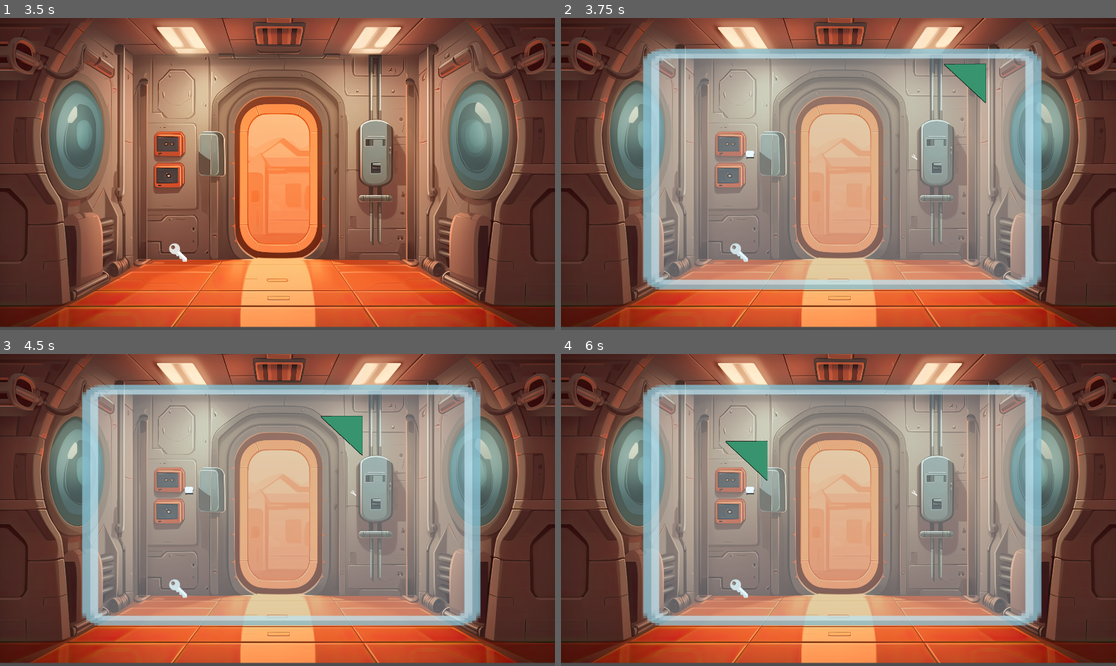
Above: before the commit, frames 1-4 (two rows, left to right).
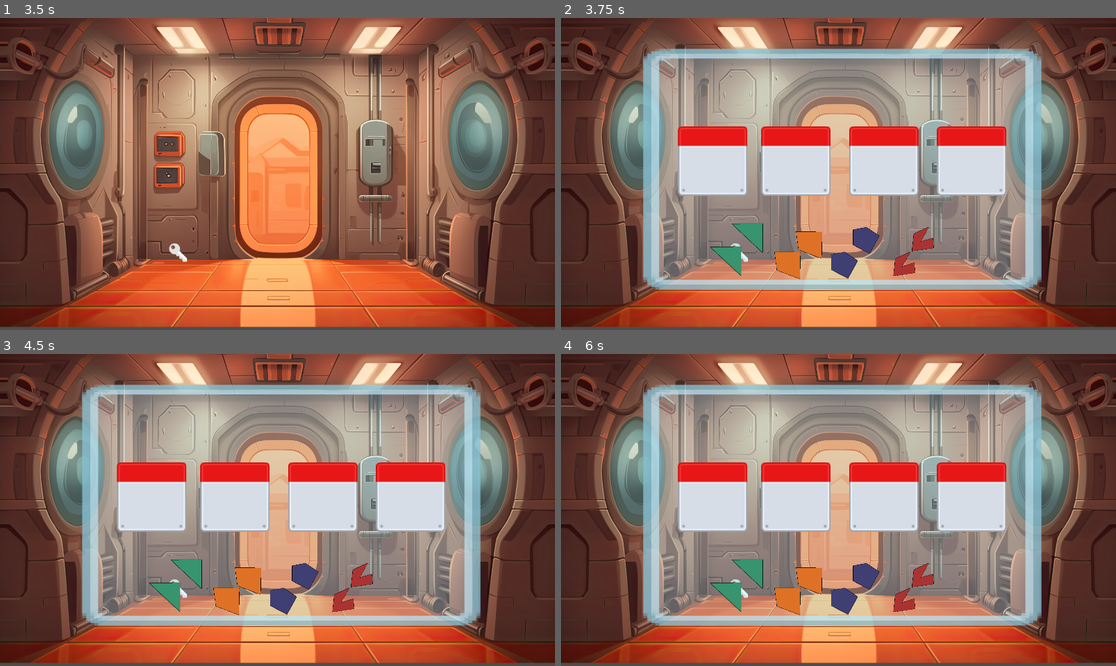
Above: after the commit, the same moments.

Repository: keyoni/PointClickEscape
Game: Godot game, scene res://scenes/main/main.tscn
The game is run twice, just before and just after one commit, with the same random seed, the same clock (stepped at 60 frames per second) and the same inputs.
Inputs (mouse positions are in pixels of both pictures, inside the frame that each line leads up to):
- Up to frame 1 (3.5 s): tap Enter at 0.5, 2.75 s; drag from (283, 305) to (405, 255) at 0.52 s; drag from (371, 248) to (283, 305) at 1.27 s; tap Space at 2 s; move the mouse to (149, 255) at 2.02 s; press the mouse at (149, 255) at 2.03 s; release the mouse at (149, 255) at 2.75 s; drag from (177, 252) to (371, 248) at 2.77 s
- Up to frame 2 (3.75 s): drag from (733, 142) to (866, 174) at 3.52 s
- Up to frame 3 (4.5 s): tap Space at 4.25 s; drag from (405, 419) to (172, 478) at 4.27 s
- Up to frame 4 (6 s): move the mouse to (866, 510) at 5.02 s; press the mouse at (866, 510) at 5.03 s; release the mouse at (866, 510) at 5.75 s; tap Enter at 5.75 s; drag from (755, 432) to (727, 525) at 5.77 s

Frame 1 is identical in both runs. In frame 2, 14% of the frame differs, in the area x 21-81%, y 14-84%; in frame 3, 14%, in the area x 21-81%, y 19-84%; in frame 4, 14%.

Commit message:
added info resources and adjusted more things

Diff:
--- /dev/null
+++ b/PointClickEscape/resources/information/fiveShapeInfo.tres
@@ -0,0 +1,7 @@
+[gd_resource type="Resource" script_class="ShapeInfo" load_steps=2 format=3 uid="uid://oo62ywhypcye"]
+
+[ext_resource type="Script" path="res://resources/shape_info.gd" id="1_620uv"]
+
+[resource]
+script = ExtResource("1_620uv")
+number_of_sides = 4
--- /dev/null
+++ b/PointClickEscape/resources/information/fourShapeInfo.tres
@@ -0,0 +1,7 @@
+[gd_resource type="Resource" script_class="ShapeInfo" load_steps=2 format=3 uid="uid://b5jhrakoqaexk"]
+
+[ext_resource type="Script" path="res://resources/shape_info.gd" id="1_57s4e"]
+
+[resource]
+script = ExtResource("1_57s4e")
+number_of_sides = 3
--- /dev/null
+++ b/PointClickEscape/resources/information/sixShapeInfo.tres
@@ -0,0 +1,7 @@
+[gd_resource type="Resource" script_class="ShapeInfo" load_steps=2 format=3 uid="uid://btk511bqcc0hx"]
+
+[ext_resource type="Script" path="res://resources/shape_info.gd" id="1_o83gi"]
+
+[resource]
+script = ExtResource("1_o83gi")
+number_of_sides = 6
--- /dev/null
+++ b/PointClickEscape/resources/information/threeShapeInfo.tres
@@ -0,0 +1,7 @@
+[gd_resource type="Resource" script_class="ShapeInfo" load_steps=2 format=3 uid="uid://crw3c06wsb6gr"]
+
+[ext_resource type="Script" path="res://resources/shape_info.gd" id="1_8gaob"]
+
+[resource]
+script = ExtResource("1_8gaob")
+number_of_sides = 3
--- a/PointClickEscape/resources/items/five_shape.tres
+++ b/PointClickEscape/resources/items/five_shape.tres
@@ -1,10 +1,10 @@
 [gd_resource type="Resource" script_class="Item" load_steps=3 format=3 uid="uid://d0s2p0w1xsqu0"]
 
 [ext_resource type="Script" path="res://resources/item.gd" id="1_ojgb4"]
-[ext_resource type="Texture2D" uid="uid://dxv7x6u7ax2hv" path="res://assets/shapes/Shape-03.png" id="2_ykgvm"]
+[ext_resource type="Texture2D" uid="uid://no3ia7wn8vak" path="res://assets/shapes/ShapeSmaller-03.png" id="2_axfpf"]
 
 [resource]
 script = ExtResource("1_ojgb4")
 name = "Five Shape"
-texture = ExtResource("2_ykgvm")
+texture = ExtResource("2_axfpf")
 description = ""
--- a/PointClickEscape/resources/items/four_shape.tres
+++ b/PointClickEscape/resources/items/four_shape.tres
@@ -1,10 +1,10 @@
 [gd_resource type="Resource" script_class="Item" load_steps=3 format=3 uid="uid://fhj645hb6m2r"]
 
 [ext_resource type="Script" path="res://resources/item.gd" id="1_y42se"]
-[ext_resource type="Texture2D" uid="uid://db5u4u2gjgyoh" path="res://assets/shapes/Shape-02.png" id="2_epbay"]
+[ext_resource type="Texture2D" uid="uid://bife42c5ogcvf" path="res://assets/shapes/ShapeSmaller-02.png" id="2_24jji"]
 
 [resource]
 script = ExtResource("1_y42se")
 name = "Four Shape"
-texture = ExtResource("2_epbay")
+texture = ExtResource("2_24jji")
 description = ""
--- a/PointClickEscape/resources/items/six_shape.tres
+++ b/PointClickEscape/resources/items/six_shape.tres
@@ -1,10 +1,10 @@
 [gd_resource type="Resource" script_class="Item" load_steps=3 format=3 uid="uid://b64fjre5ha2x1"]
 
 [ext_resource type="Script" path="res://resources/item.gd" id="1_kpuys"]
-[ext_resource type="Texture2D" uid="uid://b5x884jna5uul" path="res://assets/shapes/Shape-04.png" id="2_7e7se"]
+[ext_resource type="Texture2D" uid="uid://by6c1l0vgg3oc" path="res://assets/shapes/ShapeSmaller-04.png" id="2_nawvq"]
 
 [resource]
 script = ExtResource("1_kpuys")
 name = "Six Shape"
-texture = ExtResource("2_7e7se")
+texture = ExtResource("2_nawvq")
 description = ""
--- a/PointClickEscape/resources/items/three_shape.tres
+++ b/PointClickEscape/resources/items/three_shape.tres
@@ -1,10 +1,10 @@
 [gd_resource type="Resource" script_class="Item" load_steps=3 format=3 uid="uid://cjc4im35dqgqi"]
 
 [ext_resource type="Script" path="res://resources/item.gd" id="1_mgl0o"]
-[ext_resource type="Texture2D" uid="uid://bs0orpbl4gstt" path="res://assets/shapes/Shape-01.png" id="2_f8h8y"]
+[ext_resource type="Texture2D" uid="uid://bhj8se31tq0km" path="res://assets/shapes/ShapeSmallest-01.png" id="2_eisch"]
 
 [resource]
 script = ExtResource("1_mgl0o")
 name = "Three Shape"
-texture = ExtResource("2_f8h8y")
+texture = ExtResource("2_eisch")
 description = ""
--- /dev/null
+++ b/PointClickEscape/resources/more_infomation.gd
@@ -0,0 +1,6 @@
+extends Resource
+
+class_name MoreInfomation
+
+func get_info(info):
+	return info
--- /dev/null
+++ b/PointClickEscape/resources/shape_info.gd
@@ -0,0 +1,8 @@
+extends MoreInfomation
+
+class_name ShapeInfo
+
+@export var number_of_sides : int
+
+func get_info(number_of_sides):
+	print("Yay!")
--- a/PointClickEscape/scenes/inventory_bar/inventory_bar.tscn
+++ b/PointClickEscape/scenes/inventory_bar/inventory_bar.tscn
@@ -7,7 +7,7 @@
 size = Vector2(1933, 155)
 
 [node name="InventoryBar" type="Node2D"]
-position = Vector2(969, 998)
+position = Vector2(967, 1084)
 script = ExtResource("1_wbm0d")
 metadata/_edit_group_ = true
 
--- a/PointClickEscape/scenes/item/generic_item.gd
+++ b/PointClickEscape/scenes/item/generic_item.gd
@@ -61,13 +61,8 @@
 
 func update_snapping():
 	if snappable and selected == false:
-		# Get overlapping Drag Items
-
-
 		# Get overlapping Snap Points
 		var snap_points = get_tree().get_nodes_in_group("snap_points")
-		print(snap_points)
-
 		var closest_snap_point = null
 		var min_distance = 999.999
 		print("snapping!")
@@ -82,8 +77,8 @@
 					min_distance = distance
 					closest_snap_point = snap_point
 
-			#print(closest_snap_point.global_position)
 			if closest_snap_point:
+				closest_snap_point.snapped = true
 				self.set_global_position(closest_snap_point.get_global_position())
 
 				if inventoryItem:
@@ -94,11 +89,3 @@
 	else:
 	# No snapping, just return to the original position
 		pass
-
-			#print("snapping!")
-			#print(closest_body.global_position)
-			#print(self.global_position)
-			#self.set_global_position(closest_body.get_global_position())
-			#print(self.global_position)
-			#var tween = create_tween()
-			#tween.tween_property(self, "global_position",closest_body.get_global_position(),0.5).set_ease(Tween.EASE_IN_OUT)
--- a/PointClickEscape/scenes/main/main.tscn
+++ b/PointClickEscape/scenes/main/main.tscn
@@ -31,7 +31,7 @@
 expand_mode = 2
 
 [node name="InventoryBar" parent="." instance=ExtResource("2_0ydoa")]
-position = Vector2(965, 1009)
+position = Vector2(954, 1057)
 
 [node name="Book" parent="." instance=ExtResource("3_o5sdf")]
 position = Vector2(1385, 841)
--- a/PointClickEscape/resources/items/toaster.tres
+++ b/PointClickEscape/scenes/more_info/more_info.gd
@@ -1,10 +1,11 @@
-[gd_resource type="Resource" script_class="Item" load_steps=3 format=3 uid="uid://du6ndik0kn7ya"]
+extends Node2D
 
-[ext_resource type="Script" path="res://resources/item.gd" id="1_knxo3"]
-[ext_resource type="Texture2D" uid="uid://dmh5dvayfgnww" path="res://assets/items/toaster.png" id="2_v7abl"]
+@export var more_info: MoreInfomation
+# Called when the node enters the scene tree for the first time.
+func _ready() -> void:
+	pass # Replace with function body.
 
-[resource]
-script = ExtResource("1_knxo3")
-name = "Toaster"
-texture = ExtResource("2_v7abl")
-description = ""
+
+# Called every frame. 'delta' is the elapsed time since the previous frame.
+func _process(delta: float) -> void:
+	pass
--- /dev/null
+++ b/PointClickEscape/scenes/more_info/more_info.tscn
@@ -0,0 +1,6 @@
+[gd_scene load_steps=2 format=3 uid="uid://c3jisfuh2lkox"]
+
+[ext_resource type="Script" path="res://scenes/more_info/more_info.gd" id="1_etmi4"]
+
+[node name="MoreInfo" type="Node2D"]
+script = ExtResource("1_etmi4")
--- /dev/null
+++ b/PointClickEscape/scenes/shape_puzzle/puzzlepanel.gdshader
@@ -0,0 +1,59 @@
+shader_type canvas_item;
+
+// Helper function to convert RGB to HSV
+vec3 rgb2hsv(vec3 rgb) {
+    float max_value = max(max(rgb.r, rgb.g), rgb.b);
+    float min_value = min(min(rgb.r, rgb.g), rgb.b);
+    float chroma = max_value - min_value;
+
+    vec3 hsv;
+    if (chroma == 0.0) {
+        hsv = vec3(0.0, 0.0, max_value);
+    } else {
+        if (max_value == rgb.r) {
+            hsv.x = mod(((rgb.g - rgb.b) / chroma), 6.0);
+        } else if (max_value == rgb.g) {
+            hsv.x = ((rgb.b - rgb.r) / chroma) + 2.0;
+        } else {
+            hsv.x = ((rgb.r - rgb.g) / chroma) + 4.0;
+        }
+        hsv.x /= 6.0;
+
+        hsv.y = chroma / max_value;
+        hsv.z = max_value;
+    }
+    return hsv;
+}
+
+// Helper function to convert HSV to RGB
+vec3 hsv2rgb(vec3 hsv) {
+    float chroma = hsv.y * hsv.z;
+    float x = chroma * (1.0 - abs(mod(hsv.x * 6.0, 2.0) - 1.0));
+    vec3 rgb1 = vec3(chroma, x, 0.0);
+
+    float m = hsv.z - chroma;
+    rgb1.r += m;
+    rgb1.g += m;
+    rgb1.b += m;
+
+    return rgb1;
+}
+
+// Define orange and red hues and threshold
+const float orange_hue = 1.0 / 6.0;  // Orange hue (30 deg) in a scale of 0.0 - 1.0
+const float red_hue = 0.0;           // Red hue (0 deg) in a scale of 0.0 - 1.0
+const float hue_threshold = 0.15;   // Tolerance for hue difference
+
+void fragment() {
+    vec4 color = texture(TEXTURE, UV);
+
+    vec3 hsv_color = rgb2hsv(color.rgb);
+
+    // Check for orange hue and change it to red while preserving brightness
+    if (abs(hsv_color.x - orange_hue) <= hue_threshold) {
+        hsv_color.x = red_hue;
+        color.rgb = hsv2rgb(hsv_color);
+    }
+
+    COLOR = color;
+}
--- a/PointClickEscape/scenes/shape_puzzle/shape_puzzle.gd
+++ b/PointClickEscape/scenes/shape_puzzle/shape_puzzle.gd
@@ -1,6 +1,7 @@
 extends Node2D
 
 signal closeScene
+@export var panels = []
 # Called when the node enters the scene tree for the first time.
 func _ready() -> void:
 	pass # Replace with function body.
--- a/PointClickEscape/scenes/shape_puzzle/shape_puzzle.tscn
+++ b/PointClickEscape/scenes/shape_puzzle/shape_puzzle.tscn
@@ -1,12 +1,23 @@
-[gd_scene load_steps=8 format=3 uid="uid://desbxtks667hk"]
+[gd_scene load_steps=17 format=3 uid="uid://desbxtks667hk"]
 
 [ext_resource type="Texture2D" uid="uid://ccj2clgcesn08" path="res://assets/items/glassPanelx5-export.png" id="1_mjg3t"]
 [ext_resource type="Script" path="res://scenes/shape_puzzle/shape_puzzle.gd" id="1_npvun"]
 [ext_resource type="PackedScene" uid="uid://dxu2ogqof1ns7" path="res://scenes/snap_point/snap_point.tscn" id="3_5qgg5"]
-[ext_resource type="Texture2D" uid="uid://dmh5dvayfgnww" path="res://assets/items/toaster.png" id="4_ua1v4"]
-[ext_resource type="Texture2D" uid="uid://bt3sjlkvdpffp" path="res://assets/items/small_key.png" id="4_yolit"]
+[ext_resource type="Texture2D" uid="uid://bimwuwr08wtor" path="res://assets/shapes/metalPanel_red.png" id="4_8o4fj"]
+[ext_resource type="Shader" path="res://scenes/shape_puzzle/puzzlepanel.gdshader" id="4_mkpdc"]
 [ext_resource type="PackedScene" uid="uid://ck6iuluif14sf" path="res://scenes/item/generic_item.tscn" id="4_yoobi"]
 [ext_resource type="Resource" uid="uid://cjc4im35dqgqi" path="res://resources/items/three_shape.tres" id="5_l6xnp"]
+[ext_resource type="Resource" uid="uid://fhj645hb6m2r" path="res://resources/items/four_shape.tres" id="8_g845k"]
+[ext_resource type="PackedScene" uid="uid://c3jisfuh2lkox" path="res://scenes/more_info/more_info.tscn" id="8_yma5m"]
+[ext_resource type="Resource" uid="uid://crw3c06wsb6gr" path="res://resources/information/threeShapeInfo.tres" id="9_4le4m"]
+[ext_resource type="Resource" uid="uid://d0s2p0w1xsqu0" path="res://resources/items/five_shape.tres" id="9_gj4g3"]
+[ext_resource type="Resource" uid="uid://b64fjre5ha2x1" path="res://resources/items/six_shape.tres" id="10_w3w1u"]
+[ext_resource type="Resource" uid="uid://b5jhrakoqaexk" path="res://resources/information/fourShapeInfo.tres" id="11_56nc5"]
+[ext_resource type="Resource" uid="uid://oo62ywhypcye" path="res://resources/information/fiveShapeInfo.tres" id="13_ia3q3"]
+[ext_resource type="Resource" uid="uid://btk511bqcc0hx" path="res://resources/information/sixShapeInfo.tres" id="15_dp2a8"]
+
+[sub_resource type="ShaderMaterial" id="ShaderMaterial_vfw1b"]
+shader = ExtResource("4_mkpdc")
 
 [node name="shape_puzzle" type="Node2D"]
 script = ExtResource("1_npvun")
@@ -15,25 +26,129 @@
 position = Vector2(960, 540)
 scale = Vector2(0.458833, 0.2775)
 texture = ExtResource("1_mjg3t")
-metadata/_edit_lock_ = true
 
-[node name="SnapPoint" parent="." instance=ExtResource("3_5qgg5")]
-position = Vector2(642, 491)
-scale = Vector2(0.3, 0.3)
+[node name="Panel1" type="Sprite2D" parent="."]
+material = SubResource("ShaderMaterial_vfw1b")
+position = Vector2(512, 512)
+scale = Vector2(2.4, 2.4)
+texture = ExtResource("4_8o4fj")
 
-[node name="Sprite2D" type="Sprite2D" parent="SnapPoint"]
-texture = ExtResource("4_ua1v4")
+[node name="SnapPoint" parent="Panel1" instance=ExtResource("3_5qgg5")]
+position = Vector2(0, 13.3333)
+scale = Vector2(0.125, 0.125)
+metadata/_edit_group_ = true
 
-[node name="SnapPoint2" parent="." instance=ExtResource("3_5qgg5")]
-position = Vector2(1210, 499)
-scale = Vector2(0.3, 0.3)
+[node name="Panel2" type="Sprite2D" parent="."]
+material = SubResource("ShaderMaterial_vfw1b")
+position = Vector2(800, 512)
+scale = Vector2(2.4, 2.4)
+texture = ExtResource("4_8o4fj")
 
-[node name="Sprite2D" type="Sprite2D" parent="SnapPoint2"]
-texture = ExtResource("4_yolit")
+[node name="SnapPoint" parent="Panel2" instance=ExtResource("3_5qgg5")]
+position = Vector2(0, 13.3333)
+scale = Vector2(0.125, 0.125)
+metadata/_edit_group_ = true
+
+[node name="Panel3" type="Sprite2D" parent="."]
+material = SubResource("ShaderMaterial_vfw1b")
+position = Vector2(1104, 512)
+scale = Vector2(2.4, 2.4)
+texture = ExtResource("4_8o4fj")
+
+[node name="SnapPoint" parent="Panel3" instance=ExtResource("3_5qgg5")]
+position = Vector2(0, 13.3333)
+scale = Vector2(0.125, 0.125)
+metadata/_edit_group_ = true
+
+[node name="Panel4" type="Sprite2D" parent="."]
+material = SubResource("ShaderMaterial_vfw1b")
+position = Vector2(1408, 512)
+scale = Vector2(2.4, 2.4)
+texture = ExtResource("4_8o4fj")
+
+[node name="SnapPoint" parent="Panel4" instance=ExtResource("3_5qgg5")]
+position = Vector2(0, 13.3333)
+scale = Vector2(0.125, 0.125)
+metadata/_edit_group_ = true
 
 [node name="ThreeShape" parent="." instance=ExtResource("4_yoobi")]
-position = Vector2(1389, 244)
-scale = Vector2(0.2, 0.2)
+position = Vector2(640, 768)
+scale = Vector2(0.5, 0.5)
 item_resource = ExtResource("5_l6xnp")
 snappable = true
 metadata/_edit_group_ = true
+
+[node name="MoreInfo" parent="ThreeShape" instance=ExtResource("8_yma5m")]
+more_info = ExtResource("9_4le4m")
+
+[node name="FourShape" parent="." instance=ExtResource("4_yoobi")]
+position = Vector2(848, 799)
+scale = Vector2(0.2, 0.2)
+item_resource = ExtResource("8_g845k")
+snappable = true
+metadata/_edit_group_ = true
+
+[node name="MoreInfo" parent="FourShape" instance=ExtResource("8_yma5m")]
+more_info = ExtResource("11_56nc5")
+
+[node name="FiveShape" parent="." instance=ExtResource("4_yoobi")]
+position = Vector2(1040, 784)
+scale = Vector2(0.2, 0.2)
+item_resource = ExtResource("9_gj4g3")
+snappable = true
+metadata/_edit_group_ = true
+
+[node name="MoreInfo" parent="FiveShape" instance=ExtResource("8_yma5m")]
+more_info = ExtResource("13_ia3q3")
+
+[node name="SixShape" parent="." instance=ExtResource("4_yoobi")]
+position = Vector2(1232, 784)
+rotation = 3.0023
+scale = Vector2(0.2, 0.2)
+item_resource = ExtResource("10_w3w1u")
+snappable = true
+metadata/_edit_group_ = true
+
+[node name="MoreInfo" parent="SixShape" instance=ExtResource("8_yma5m")]
+more_info = ExtResource("15_dp2a8")
+
+[node name="ThreeShape2" parent="." instance=ExtResource("4_yoobi")]
+position = Vector2(565, 848)
+scale = Vector2(0.5, 0.5)
+item_resource = ExtResource("5_l6xnp")
+snappable = true
+metadata/_edit_group_ = true
+
+[node name="MoreInfo" parent="ThreeShape2" instance=ExtResource("8_yma5m")]
+more_info = ExtResource("9_4le4m")
+
+[node name="FourShape2" parent="." instance=ExtResource("4_yoobi")]
+position = Vector2(773, 870)
+scale = Vector2(0.2, 0.2)
+item_resource = ExtResource("8_g845k")
+snappable = true
+metadata/_edit_group_ = true
+
+[node name="MoreInfo" parent="FourShape2" instance=ExtResource("8_yma5m")]
+more_info = ExtResource("11_56nc5")
+
+[node name="FiveShape2" parent="." instance=ExtResource("4_yoobi")]
+position = Vector2(965, 870)
+scale = Vector2(0.2, 0.2)
+item_resource = ExtResource("9_gj4g3")
+snappable = true
+metadata/_edit_group_ = true
+
+[node name="MoreInfo" parent="FiveShape2" instance=ExtResource("8_yma5m")]
+more_info = ExtResource("13_ia3q3")
+
+[node name="SixShape2" parent="." instance=ExtResource("4_yoobi")]
+position = Vector2(1168, 870)
+rotation = 3.0023
+scale = Vector2(0.2, 0.2)
+item_resource = ExtResource("10_w3w1u")
+snappable = true
+metadata/_edit_group_ = true
+
+[node name="MoreInfo" parent="SixShape2" instance=ExtResource("8_yma5m")]
+more_info = ExtResource("15_dp2a8")
--- a/PointClickEscape/scenes/snap_point/snap_point.tscn
+++ b/PointClickEscape/scenes/snap_point/snap_point.tscn
@@ -12,3 +12,5 @@
 [node name="SnapShape" type="CollisionShape2D" parent="SnapDetectorArea"]
 scale = Vector2(2, 2)
 shape = SubResource("CircleShape2D_0bflj")
+
+[connection signal="area_entered" from="SnapDetectorArea" to="." method="_on_snap_detector_area_area_entered"]
Binary file added: PointClickEscape/assets/shapes/Placeholder.png
Not shown, added: PointClickEscape/assets/shapes/Placeholder.png.import
Binary file added: PointClickEscape/assets/shapes/ShapeSmaller-01.png
Not shown, added: PointClickEscape/assets/shapes/ShapeSmaller-01.png.import
Binary file added: PointClickEscape/assets/shapes/ShapeSmaller-02.png
Not shown, added: PointClickEscape/assets/shapes/ShapeSmaller-02.png.import
Binary file added: PointClickEscape/assets/shapes/ShapeSmaller-03.png
Not shown, added: PointClickEscape/assets/shapes/ShapeSmaller-03.png.import
Binary file added: PointClickEscape/assets/shapes/ShapeSmaller-04.png
Not shown, added: PointClickEscape/assets/shapes/ShapeSmaller-04.png.import
Binary file added: PointClickEscape/assets/shapes/ShapeSmallest-01.png
Not shown, added: PointClickEscape/assets/shapes/ShapeSmallest-01.png.import
(and 4 more such lines)
